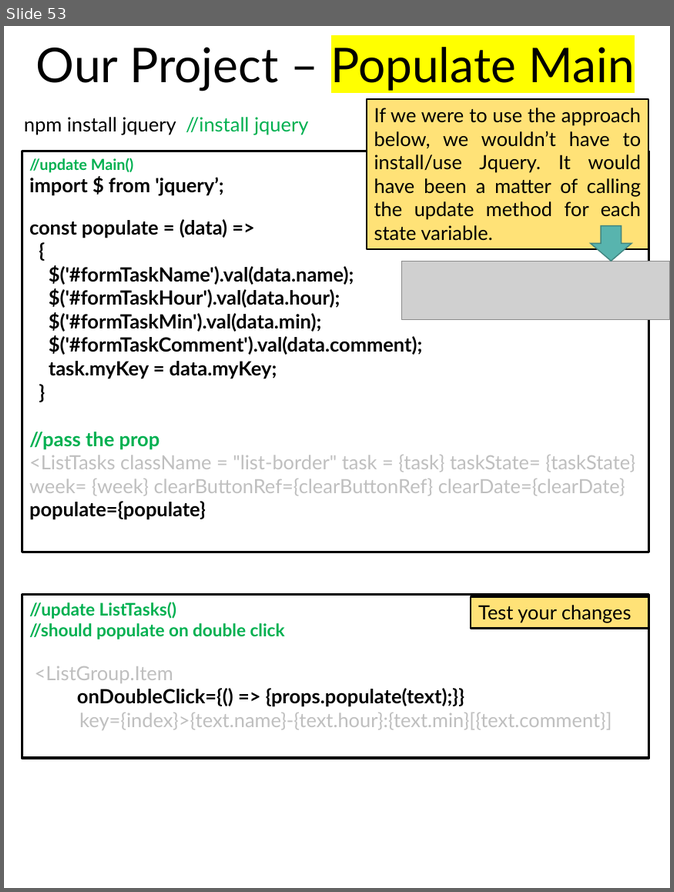
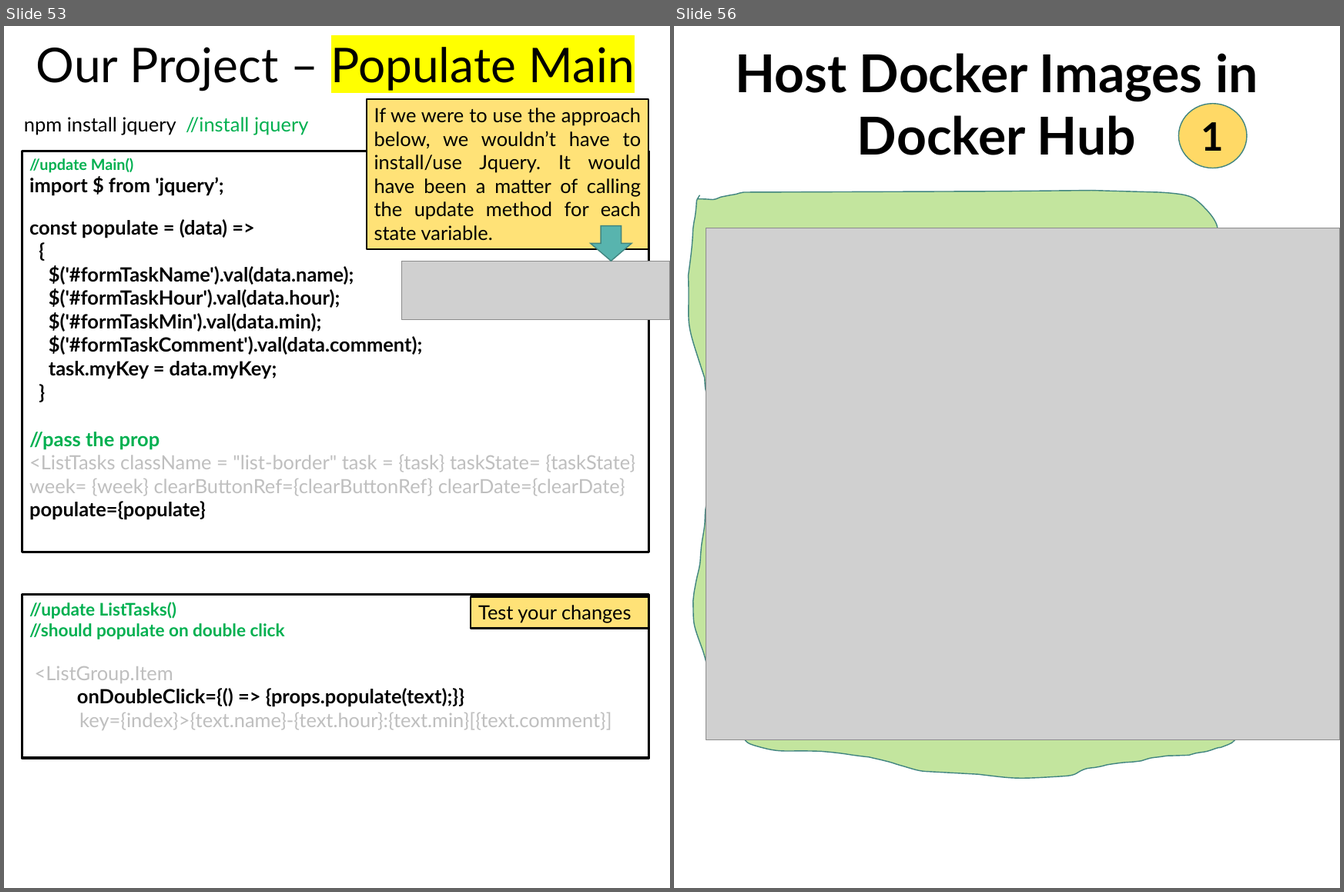
Before and after one commit to scorpion0511/mytracker, a slide deck: doc/React.pptx. Shown side by side, each under a label of ours: slide 53 before the commit, slides 53 and 56 after it; the slides between them are not shown. The pictures are 674x892 and 1344x892 pixels, drawn with LibreOffice and Linux fonts; fonts in the diff are those of the drawing; grey boxes stand for pictures. Boxes give left, top, right and bottom in pixels: in the first picture for what was removed or moved away, otherwise in the second. Text is boxed around its words. In the diff, an @@ line names an element or a change of style, - is before the commit and + after.

```diff
--- a/doc/React.pptx
+++ b/doc/React.pptx
@@ slide 56 added at (x1=674, y1=26, x2=1340, y2=888), background #FFFFFF @@
@@ text added at (x1=735, y1=53, x2=1258, y2=155), 48 pt, text #000000, bold @@
+Host Docker Images in Docker Hub
@@ ellipse added at (x1=1178, y1=104, x2=1247, y2=168), fill #FFD966, outline #418581 1 pt, 36 pt, text #000000, bold @@
+1
@@ freeform shape added at (x1=688, y1=191, x2=1254, y2=778), fill #92D050 at 55% opacity, outline #418581 1 pt @@
@@ picture added at (x1=706, y1=229, x2=1340, y2=740) @@
```
Also in this commit, not shown: 11 other slides added, 6 other files.
